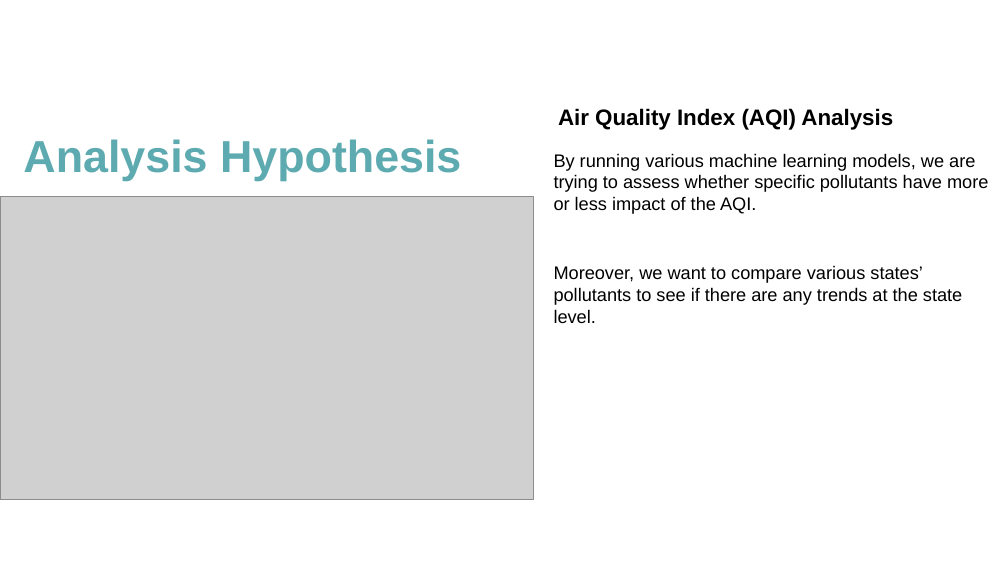
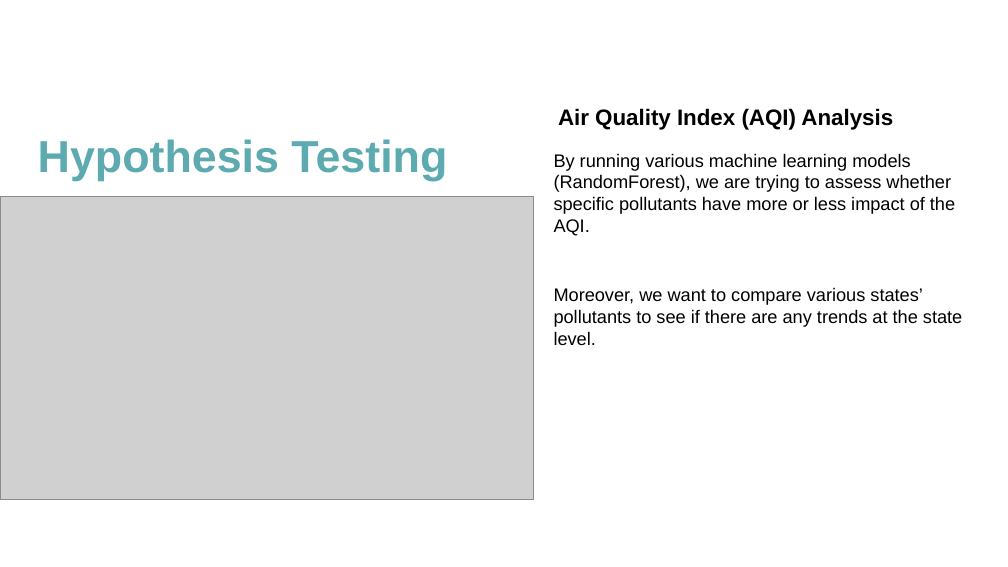
Before and after one commit to mereilly/AQI_Module_20_Final_Project, a slide deck: slide 7 of OpenWeather_AQI_Presentation_Final.pptx. Drawn at 1008x567 pixels with LibreOffice and Linux fonts; fonts in the diff are those of the drawing; grey boxes stand for pictures. Boxes give left, top, right and bottom in pixels: in the first picture for what was removed or moved away, otherwise in the second. Text is boxed around its words. In the diff, an @@ line names an element or a change of style, - is before the commit and + after.

```diff
--- a/OpenWeather_AQI_Presentation_Final.pptx
+++ b/OpenWeather_AQI_Presentation_Final.pptx
@@ title at (x1=38, y1=139, x2=447, y2=181): text changed @@
-Analysis Hypothesis
+Hypothesis Testing
@@ text at (x1=554, y1=153, x2=955, y2=236): text changed @@
-By running various machine learning models, we are trying to assess whether specific pollutants have more or less impact of the AQI.
+By running various machine learning models (RandomForest), we are trying to assess whether specific pollutants have more or less impact of the AQI.
```
Also in this commit, not shown: 7 other slides changed, 1 slide added.
